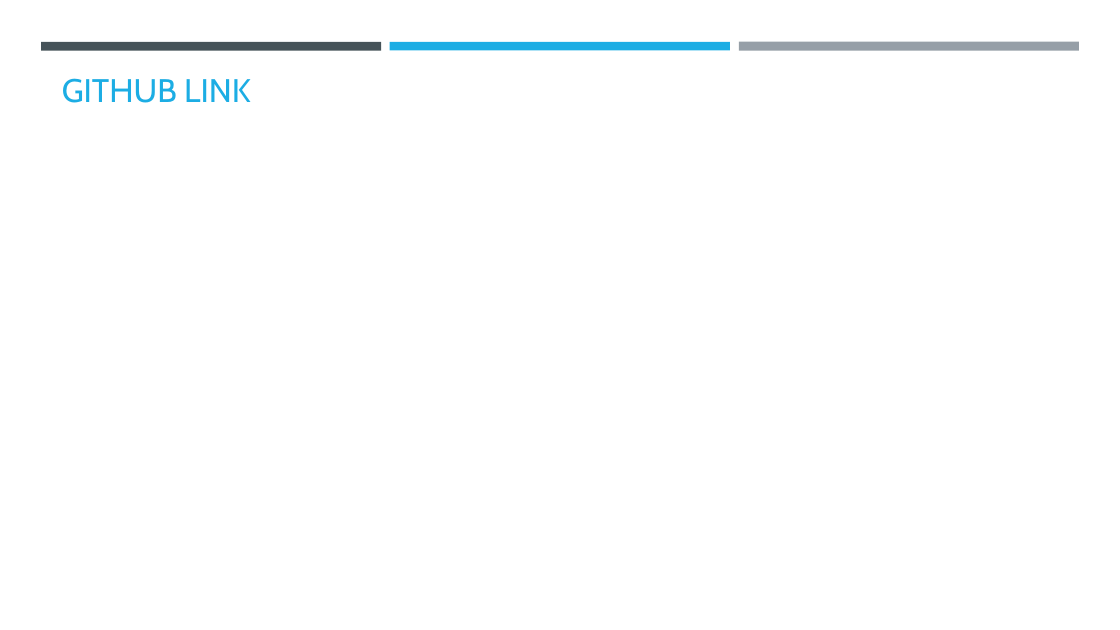
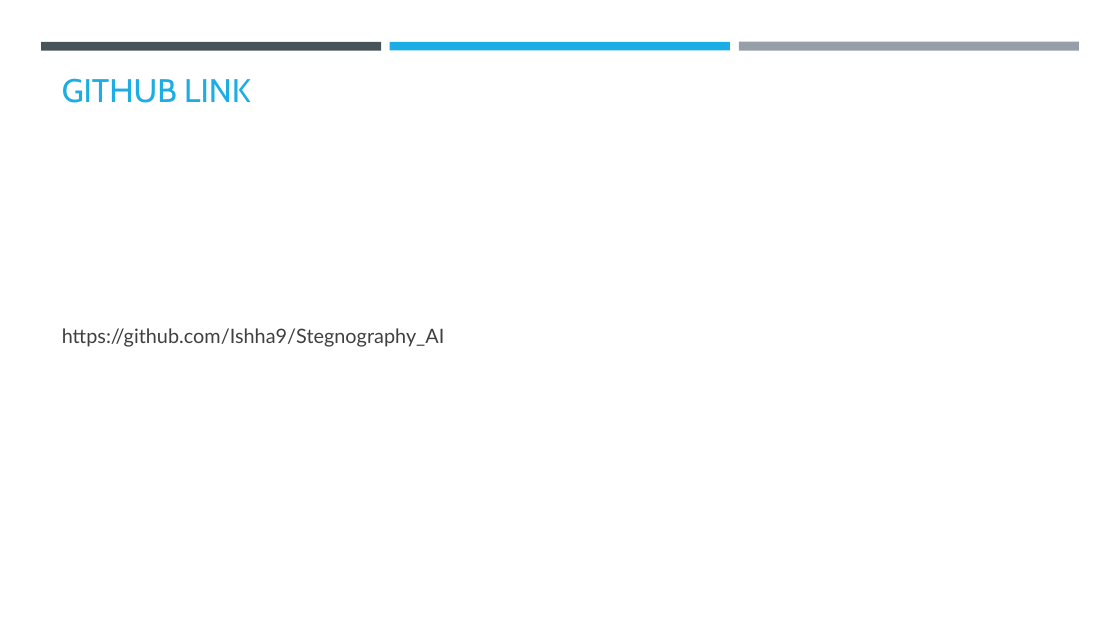
Before and after one commit to Ishha9/Stegnography_AI, a slide deck: slide 9 of AICTE PPT Template (1).pptx. Drawn at 1120x630 pixels with LibreOffice and Linux fonts; fonts in the diff are those of the drawing; background and template pictures are left out. Boxes give left, top, right and bottom in pixels: in the first picture for what was removed or moved away, otherwise in the second. Text is boxed around its words. In the diff, an @@ line names an element or a change of style, - is before the commit and + after.

```diff
--- a/AICTE PPT Template (1).pptx
+++ b/AICTE PPT Template (1).pptx
@@ text added at <box>62,328,445,347</box>, 17 pt, text #404040 @@
+https://github.com/Ishha9/Stegnography_AI
```
